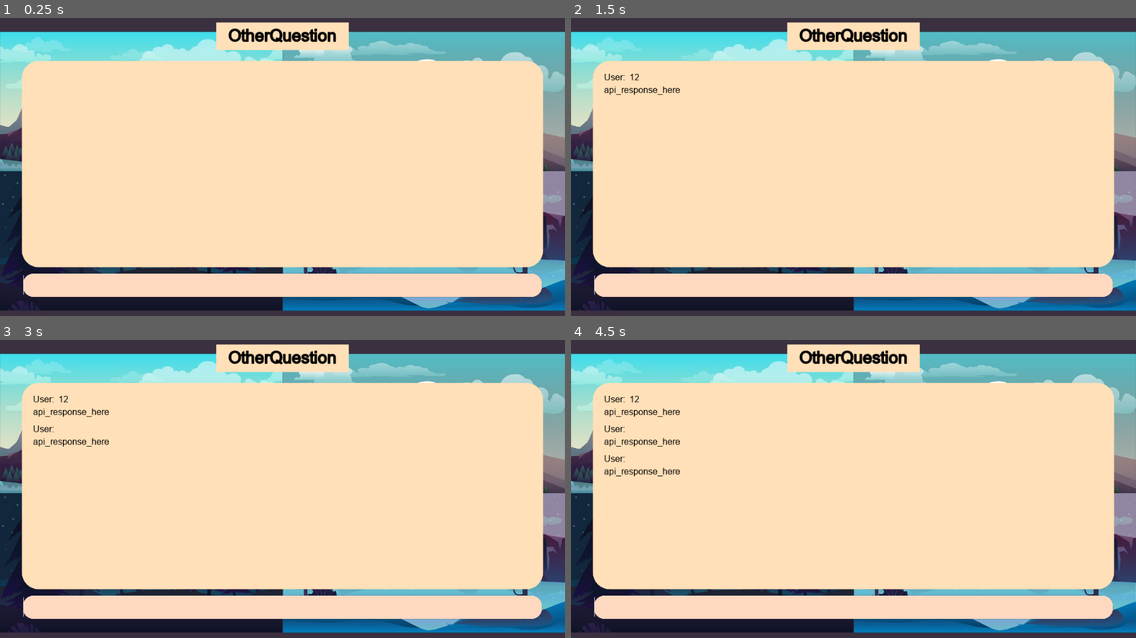
Above: before the commit, frames 1-4 (two rows, left to right).
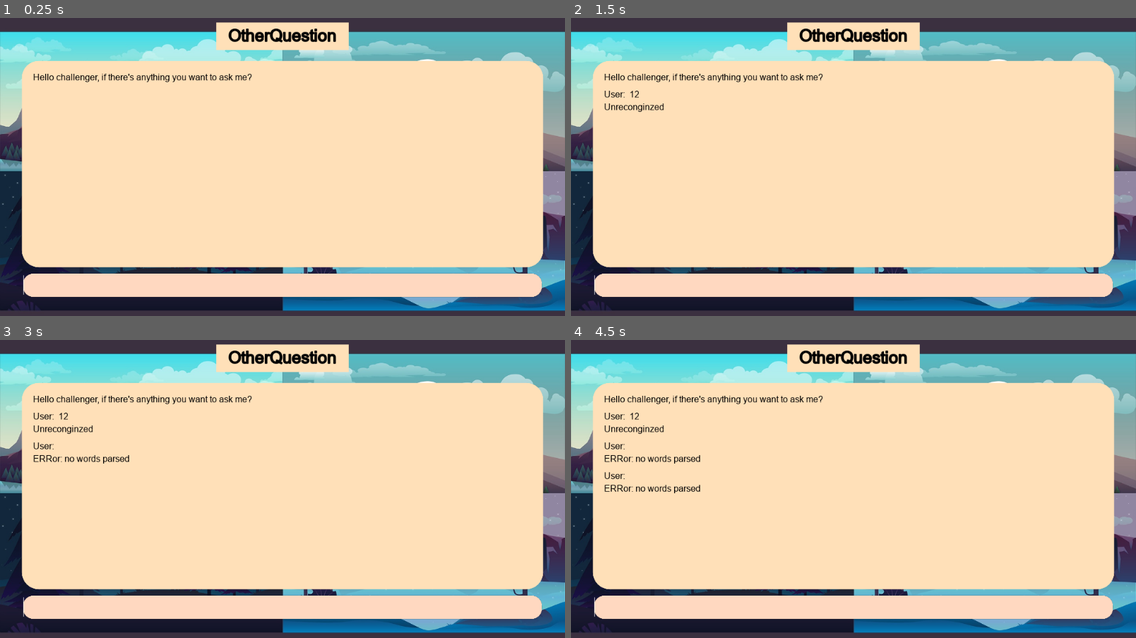
Above: after the commit, the same moments.

Repository: lawrence0510/Grduation_Repository
Game: Godot game, scene res://Scene/Dialog.tscn
The game is run twice, just before and just after one commit, with the same random seed, the same clock (stepped at 60 frames per second) and the same inputs. The project has no main scene, so this scene is started directly.
Inputs (mouse positions are in pixels of both pictures, inside the frame that each line leads up to):
- Up to frame 1 (0.25 s): no input
- Up to frame 2 (1.5 s): click (853, 286) at 0.52 s; type "12" at 0.6 s; tap Enter at 1.25 s
- Up to frame 3 (3 s): tap Space at 2 s; tap Enter at 2.75 s
- Up to frame 4 (4.5 s): tap Space at 3.5 s; tap Enter at 4.25 s

The runs differ from the first frame. In frame 1, 0.5% of the frame differs, in the area x 5-45%, y 18-22%; in frame 2, 0.8%; in frame 3, 1.2%; in frame 4, 1.6%, in the area x 5-45%, y 18-52%.

Commit message:
對話系統，剩下串聯api

Diff:
--- /dev/null
+++ b/frontend/kerwin/Dialog/InputHistory.tscn
@@ -0,0 +1,14 @@
+[gd_scene load_steps=3 format=2]
+
+[ext_resource path="res://ARIAL.TTF" type="DynamicFontData" id=1]
+
+[sub_resource type="DynamicFont" id=9]
+outline_color = Color( 0, 0, 0, 1 )
+font_data = ExtResource( 1 )
+
+[node name="InputHistory" type="Label"]
+margin_right = 253.0
+margin_bottom = 19.0
+custom_colors/font_color = Color( 0, 0, 0, 1 )
+custom_fonts/font = SubResource( 9 )
+text = "this is what the user types"
--- a/frontend/kerwin/Dialog/InputResponse.tscn
+++ b/frontend/kerwin/Dialog/InputResponse.tscn
@@ -1,31 +1,15 @@
-[gd_scene load_steps=5 format=2]
+[gd_scene load_steps=4 format=2]
 
-[ext_resource path="res://ARIAL.TTF" type="DynamicFontData" id=1]
+[ext_resource path="res://Dialog/InputHistory.tscn" type="PackedScene" id=1]
 [ext_resource path="res://Dialog/InputResponse.gd" type="Script" id=2]
-
-[sub_resource type="DynamicFont" id=9]
-outline_color = Color( 0, 0, 0, 1 )
-font_data = ExtResource( 1 )
-
-[sub_resource type="DynamicFont" id=10]
-font_data = ExtResource( 1 )
+[ext_resource path="res://Dialog/Response.tscn" type="PackedScene" id=3]
 
 [node name="InputResponse" type="VBoxContainer"]
 margin_right = 253.0
 margin_bottom = 42.0
 script = ExtResource( 2 )
 
-[node name="InputHistory" type="Label" parent="."]
-margin_right = 253.0
-margin_bottom = 19.0
-custom_colors/font_color = Color( 0, 0, 0, 1 )
-custom_fonts/font = SubResource( 9 )
-text = "this is what the user types"
+[node name="InputHistory" parent="." instance=ExtResource( 1 )]
+autowrap = true
 
-[node name="Response" type="Label" parent="."]
-margin_top = 23.0
-margin_right = 253.0
-margin_bottom = 42.0
-custom_colors/font_color = Color( 0, 0, 0, 1 )
-custom_fonts/font = SubResource( 10 )
-text = "this is what the game willl give back"
+[node name="Response" parent="." instance=ExtResource( 3 )]
--- /dev/null
+++ b/frontend/kerwin/Dialog/Response.tscn
@@ -0,0 +1,15 @@
+[gd_scene load_steps=3 format=2]
+
+[ext_resource path="res://ARIAL.TTF" type="DynamicFontData" id=1]
+
+[sub_resource type="DynamicFont" id=10]
+font_data = ExtResource( 1 )
+
+[node name="Response" type="Label"]
+margin_top = 23.0
+margin_right = 253.0
+margin_bottom = 42.0
+custom_colors/font_color = Color( 0, 0, 0, 1 )
+custom_fonts/font = SubResource( 10 )
+text = "this is what the game willl give back"
+autowrap = true
--- /dev/null
+++ b/frontend/kerwin/Scene/CommandProcessor.gd
@@ -0,0 +1,22 @@
+extends Node
+
+func process_command(input: String):
+	var words = input.split(" ", false)
+	if words.size() == 0:
+		return "ERRor: no words parsed"
+
+	var first_word = words[0].to_lower()
+	var second_word = ""
+	if words.size() > 1:
+		second_word = words[1].to_lower()
+
+	match first_word:
+		"go":
+			return go(second_word)
+		_:
+			return "Unreconginzed"
+
+func go(second_word: String) -> String:
+	if second_word == "":
+		return "go where?"
+	return "you go to %s" % second_word
--- a/frontend/kerwin/Scene/Dialog.gd
+++ b/frontend/kerwin/Scene/Dialog.gd
@@ -1,9 +1,12 @@
 extends Control
 
 const InputResponse = preload("res://Dialog/InputResponse.tscn")
+const Response = preload("res://Dialog/Response.tscn")
 
 var max_scroll_length := 0
 
+
+onready var command_processor = $CommandProcessor
 onready var history_rows = $MarginContainer/VBoxContainer/textArea/MarginContainer/ScrollContainer/HistoryRows
 onready var scroll = $MarginContainer/VBoxContainer/textArea/MarginContainer/ScrollContainer
 onready var scrollbar = scroll.get_v_scrollbar()
@@ -12,6 +15,9 @@
 func _ready():
 	scrollbar.connect("changed", self, "handle_scrollbar_changed")
 	max_scroll_length = scrollbar.max_value
+	var starting_message = Response.instance()
+	starting_message.text = "Hello challenger, if there's anything you want to ask me?"
+	add_response_to_game(starting_message)
 
 func handle_scrollbar_changed():
 	if max_scroll_length != scrollbar.max_value:
@@ -23,5 +29,10 @@
 	if new_text.empty():
 		return
 	var input_response = InputResponse.instance()
-	input_response.set_text(new_text, "api_response_here")
-	history_rows.add_child(input_response)
+	var response = command_processor.process_command(new_text)
+	input_response.set_text(new_text, response)
+	add_response_to_game(input_response)
+
+
+func add_response_to_game(response: Control):
+	history_rows.add_child(response)
--- a/frontend/kerwin/Scene/Dialog.tscn
+++ b/frontend/kerwin/Scene/Dialog.tscn
@@ -1,9 +1,10 @@
-[gd_scene load_steps=12 format=2]
+[gd_scene load_steps=13 format=2]
 
 [ext_resource path="res://Pic/Free-Horizontal-2D-Game-Backgrounds-2.jpg" type="Texture" id=1]
 [ext_resource path="res://ARIAL.TTF" type="DynamicFontData" id=2]
 [ext_resource path="res://Scene/Dialog.gd" type="Script" id=3]
 [ext_resource path="res://Scene/Input.gd" type="Script" id=4]
+[ext_resource path="res://Scene/CommandProcessor.gd" type="Script" id=5]
 
 [sub_resource type="DynamicFont" id=3]
 size = 30
@@ -45,6 +46,9 @@
 anchor_right = 1.0
 anchor_bottom = 1.0
 script = ExtResource( 3 )
+
+[node name="CommandProcessor" type="Node" parent="."]
+script = ExtResource( 5 )
 
 [node name="TextureRect" type="TextureRect" parent="."]
 anchor_right = 1.0
@@ -118,6 +122,10 @@
 scroll_horizontal_enabled = false
 
 [node name="HistoryRows" type="VBoxContainer" parent="MarginContainer/VBoxContainer/textArea/MarginContainer/ScrollContainer"]
+margin_right = 904.0
+margin_bottom = 334.0
+size_flags_horizontal = 3
+size_flags_vertical = 3
 custom_constants/separation = 12
 
 [node name="InputArea" type="PanelContainer" parent="MarginContainer/VBoxContainer"]
